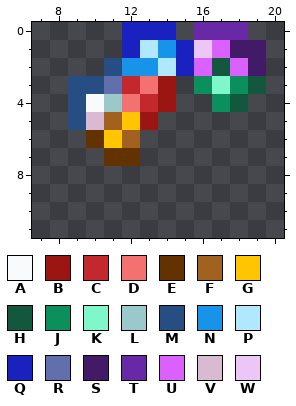
Pixel-art sprite, stored at Resources/Textures/Items/Weapons/Nature/Hardmode/Canes/CavernCane_Glow.png. The first picture shows the starting point.
The file is 42x42 pixels, drawn in blocks of 2x2; one block is one cell here. Shown: x 7..20, y 0..11.
Palette (. is transparent): A #f9fafc  B #9b1512  C #c3292c  D #f37271  E #623200  F #a2621f  G #ffc600  H #13583e  J #0a8f5d  K #7ff7ca  L #9bc8ca  M #264e82  N #1793ea  P #afe8ff  Q #1921bf  R #6170ac  S #421a67  T #6928a5  U #db61ff  V #dab9d2  W #ecc6f7
Pixels before, first column x 9:
0 ...QQQ.TTT.
1 ...QPNQWUSS
2 ..MNNPQUHUS
3 MMRCDB.JKJH
4 MALDCB..JH.
5 MVFGB......
6 .EGF.......
7 ..EE.......
After the commit:
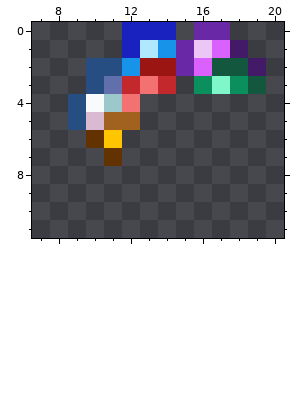
Diff:
Colour N becomes colour B in row 2 at x 13.
Colour P becomes colour B in row 2 at x 14.
Colour B becomes colour C in row 3 at x 14.
Colour G becomes colour F in row 5 at x 12.
Colour U becomes colour H in row 2 at x 18.
The author put colour M in row 2 at x 10.
Colour Q becomes colour T in rows 1 to 2 at x 15.
The author cleared colour B in row 4 at x 14; in row 5 at x 13.
The author cleared colour C in row 4 at x 13.
The author cleared colour E in row 7 at x 12.
The author cleared colour F in row 6 at x 12.
The author cleared colour H in row 4 at x 18.
The author cleared colour J in row 4 at x 17.
The author cleared colour M in row 3 at x 9.
The author cleared colour S in row 1 at x 19.
The author cleared colour T in row 0 at x 18.
